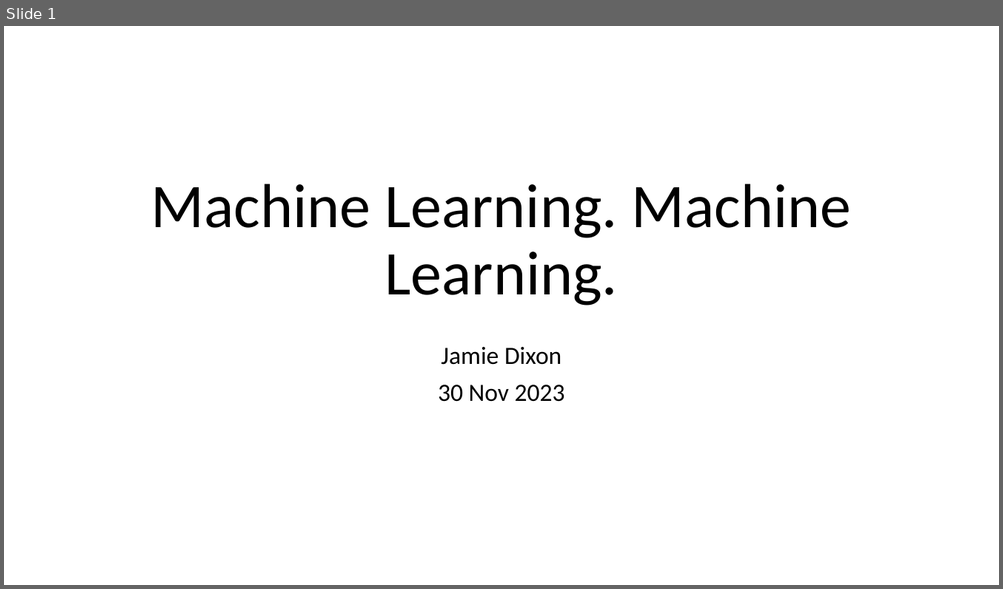
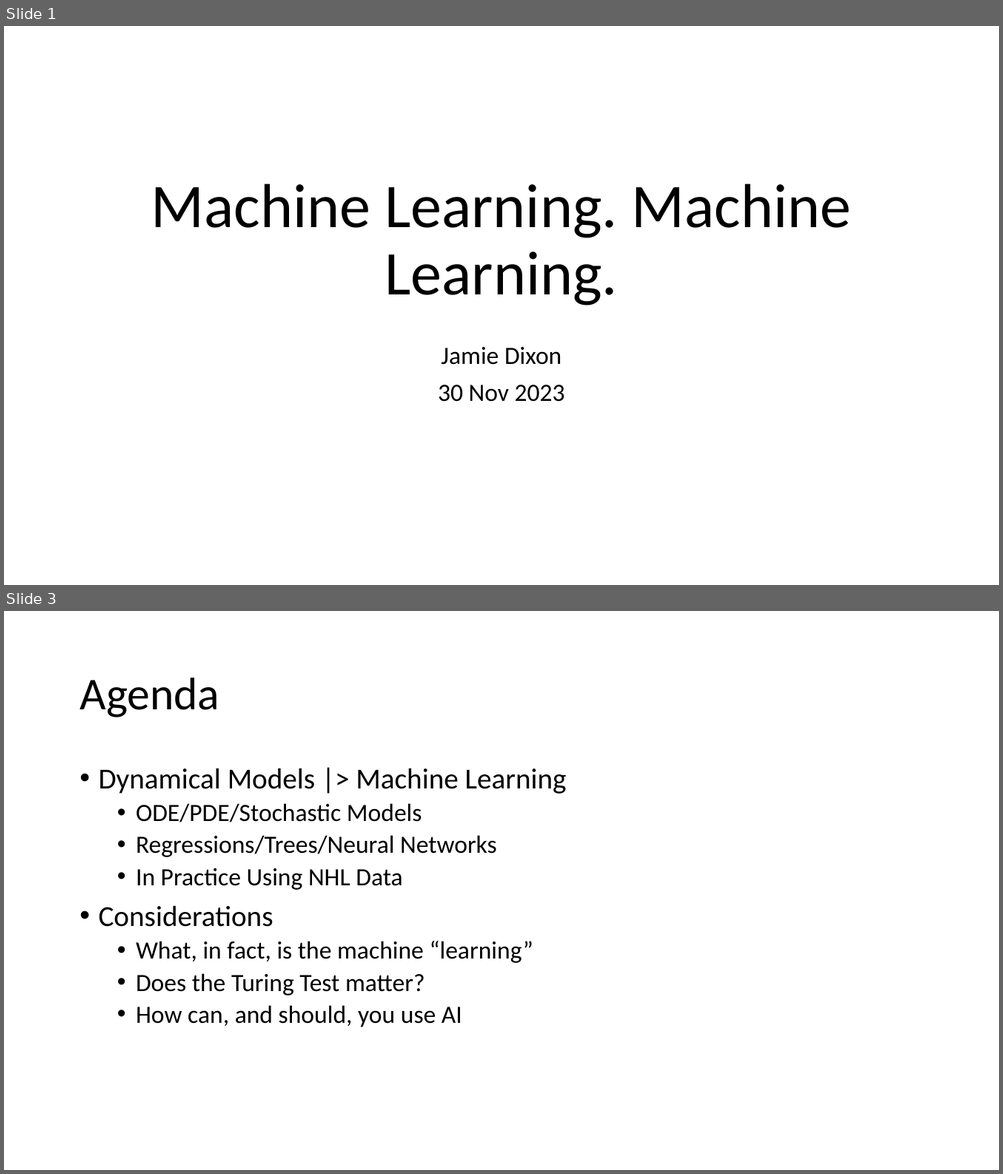
Before and after one commit to jamessdixon/swe4s, a slide deck: SWES_MachineLearning.pptx. Shown one above the other, each under a label of ours: slide 1 before the commit, slides 1 and 3 after it; the slides between them are not shown. The pictures are 1003x589 and 1003x1174 pixels, drawn with LibreOffice and Linux fonts; fonts in the diff are those of the drawing. Boxes give left, top, right and bottom in pixels: in the first picture for what was removed or moved away, otherwise in the second. Text is boxed around its words. In the diff, an @@ line names an element or a change of style, - is before the commit and + after.

```diff
--- a/SWES_MachineLearning.pptx
+++ b/SWES_MachineLearning.pptx
@@ slide 3 added at (4, 611, 999, 1170), background #FFFFFF @@
@@ title added at (79, 678, 219, 718), 44 pt, text #000000 @@
+Agenda
@@ text added at (99, 768, 566, 1028), 24 pt, text #000000 @@
+• Dynamical Models |> Machine Learning
+  • ODE/PDE/Stochastic Models
+  • Regressions/Trees/Neural Networks
+  • In Practice Using NHL Data
+• Considerations
+  • What, in fact, is the machine “learning”
+  • Does the Turing Test matter?
+  • How can, and should, you use AI
```
Also in this commit, not shown: 9 other slides added, 1 other file.
